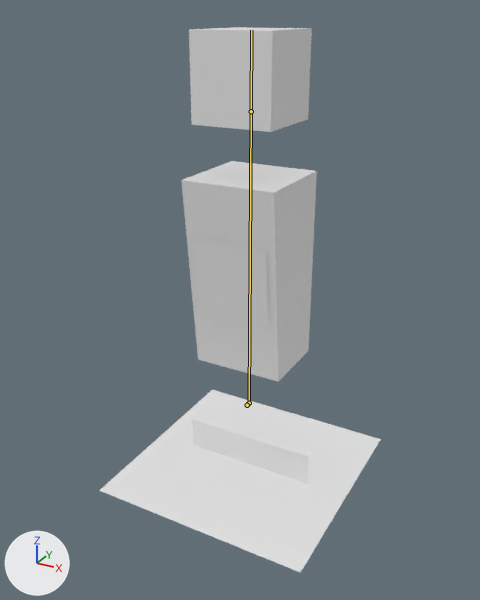
Two versions of the Blender file media/npc/cuboid-man.blend, one commit apart.
Camera for both pictures: a 50 mm lens placed at (1.48, -2.79, 2.41), pointed at (-0.03, -0.03, 1.04). Arrows for +X, +Y and +Z are at lower left; the lights stay in place. Both versions are drawn at frame 0 of the action 'Sit'; the numbers are the values there. The bones that bend it are drawn over the model as lines.

In view in the first picture: 'cuboid-man-mesh'.
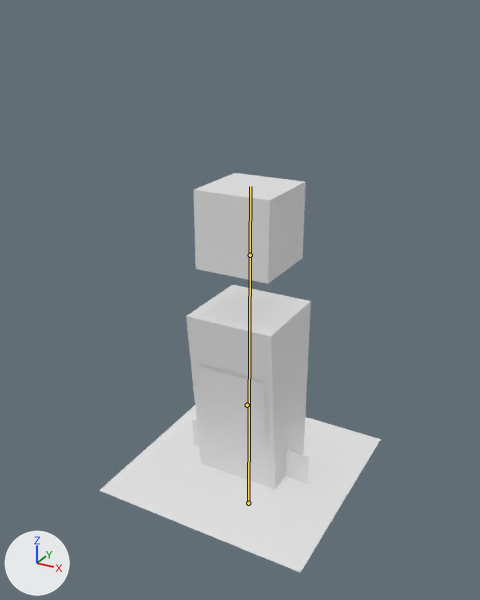
Commit message: feat: cuboid-man: Sit pose is on floor

Patch to the scene script:
```diff
--- a/media/npc/cuboid-man.blend.py
+++ b/media/npc/cuboid-man.blend.py
@@ bone_hips_bone @@
 bone_hips_bone = bpy.data.objects['cuboid-man-armature'].pose.bones['hips_bone']
-bone_hips_bone.location = (0.0, 0.199, -0.014)
+bone_hips_bone.location = (0.0, -0.501, -0.014)
```

Boxes [x1, y1, x2, y2] around the edits, measured in the pictures (480 x 600 px):
'cuboid-man-mesh', posed (27% shorter): before [99, 27, 381, 573]; after [99, 173, 381, 573]
bone 'hips_bone', root to tip: before (249, 403) to (251, 111); after (248, 503) to (250, 255)
